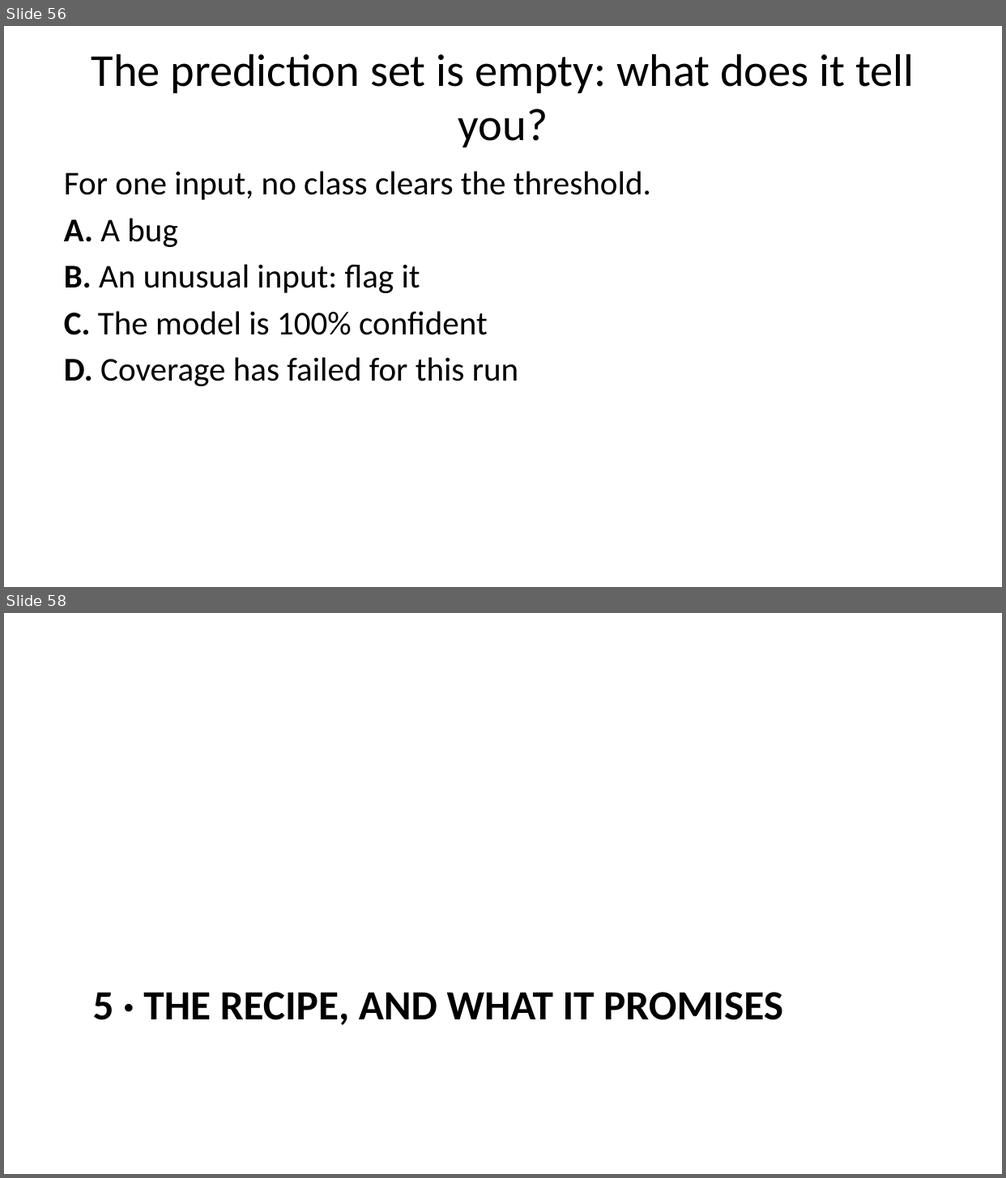
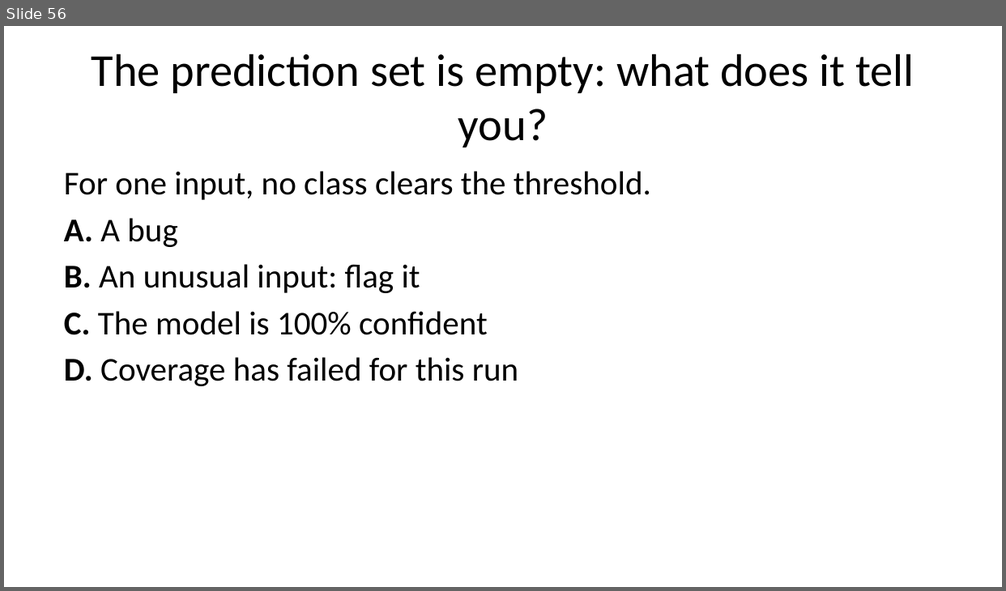
Before and after one commit to AmyRouillard/ml-foundations-mau-2026, a slide deck: ml-foundations.pptx. Shown one above the other, each under a label of ours: slides 56 and 58 before the commit, slide 56 after it; the slides between them are not shown. The pictures are 1006x1178 and 1006x591 pixels, drawn with LibreOffice and Linux fonts; fonts in the diff are those of the drawing. Boxes give left, top, right and bottom in pixels: in the first picture for what was removed or moved away, otherwise in the second. Text is boxed around its words. In the diff, an @@ line names an element or a change of style, - is before the commit and + after.

```diff
--- a/ml-foundations.pptx
+++ b/ml-foundations.pptx
@@ slide 58 removed at (4, 613, 1002, 1174), background #FFFFFF @@
@@ title removed at (93, 992, 783, 1025) @@
-5 · THE RECIPE, AND WHAT IT PROMISES
```
Also in this commit, not shown: 5 slides changed, 7 other slides removed, 12 other files.
